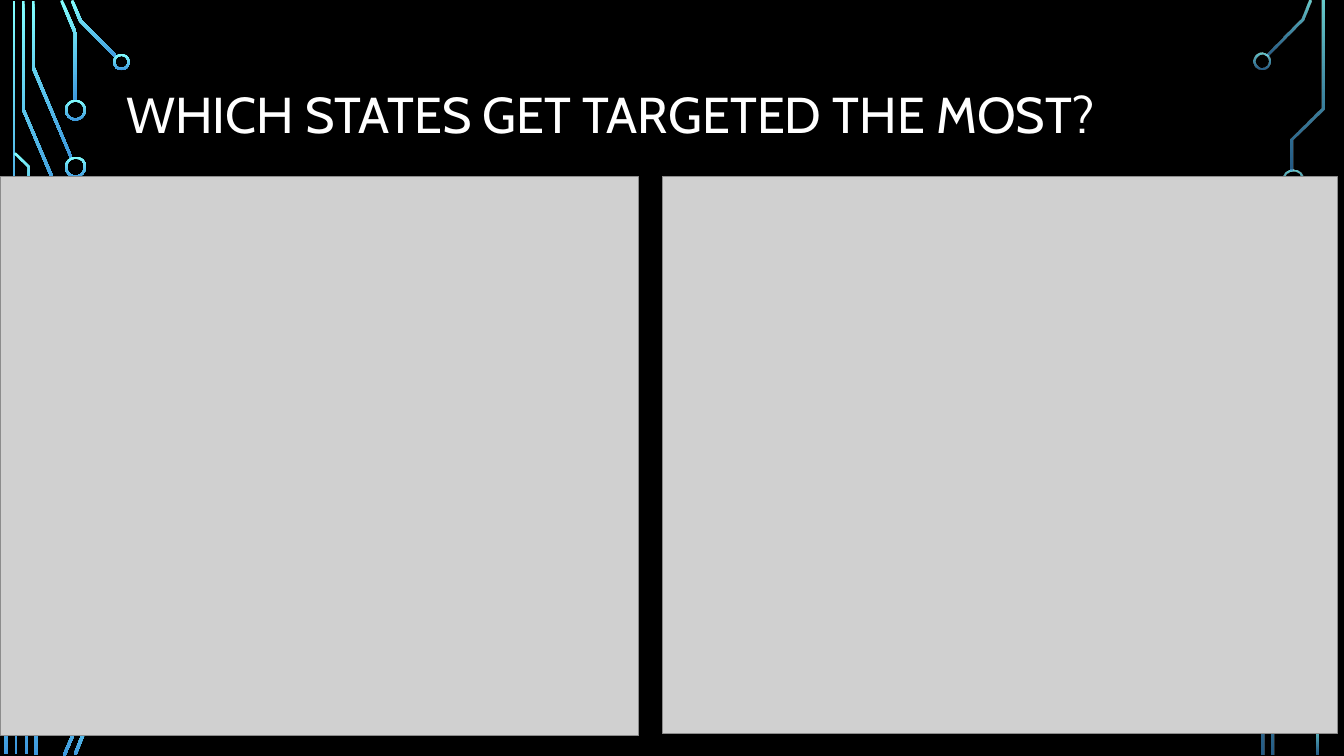
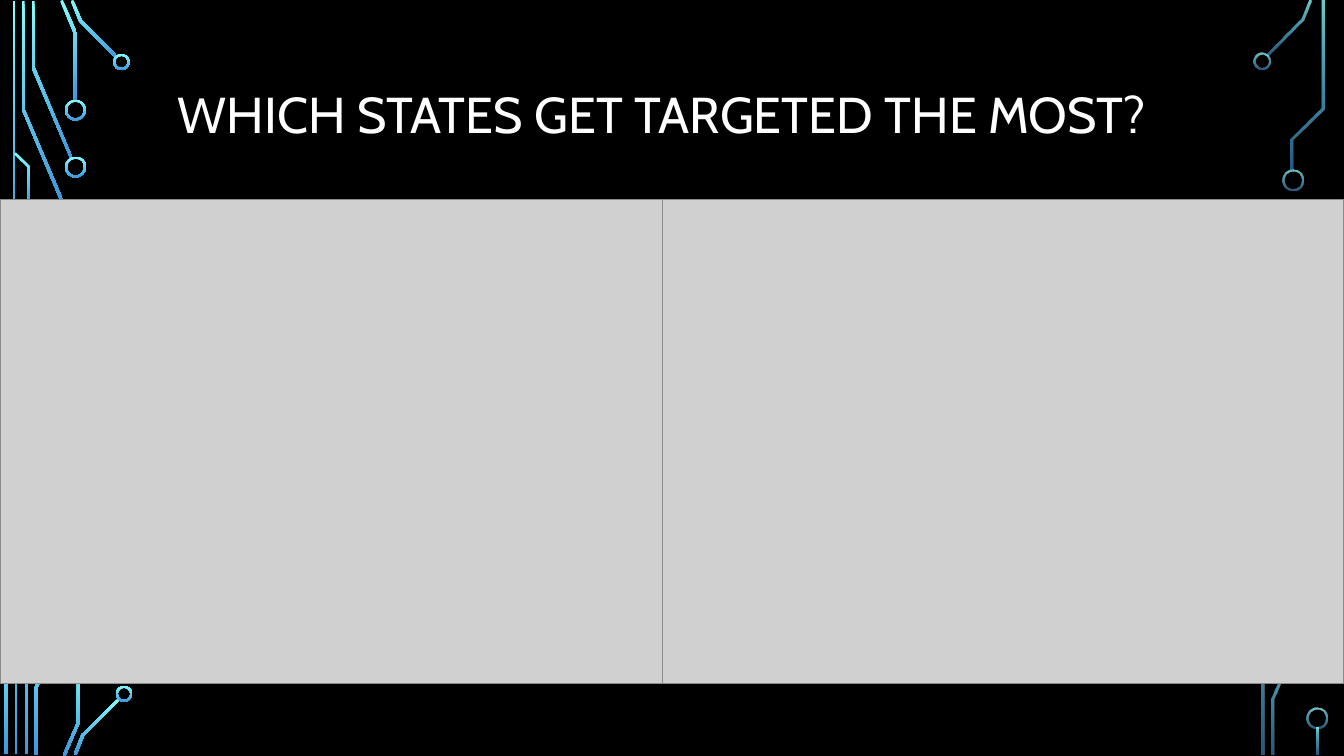
Before and after one commit to Djtvdoug/Dtorres-political-facebook-ads-capstone, a slide deck: slide 10 of faceboook ads presentation.pptx (slide 9 before the commit). Drawn at 1344x756 pixels with LibreOffice and Linux fonts; fonts in the diff are those of the drawing; grey boxes stand for pictures; background and template pictures are left out. Boxes give left, top, right and bottom in pixels: in the first picture for what was removed or moved away, otherwise in the second. Text is boxed around its words. In the diff, an @@ line names an element or a change of style, - is before the commit and + after.

```diff
--- a/faceboook ads presentation.pptx
+++ b/faceboook ads presentation.pptx
@@ title "WHICH STATES GET TARGETED THE ..." at [178,95,1146,134]: alignment left to centre @@
@@ picture: place and size @@
-picture at [1,176,639,736]
+picture at [0,200,662,685]
@@ freeform shape: place and size @@
-freeform shape at [3,444,24,465]
+freeform shape at [55,199,77,220]
@@ picture: place and size @@
-picture at [662,176,1338,733]
+picture at [637,200,1344,685]
@@ freeform shape added at [116,686,133,702], fill gradient #82FFFF to #3D97DE @@
@@ freeform shape added at [1307,708,1328,729], fill gradient #82FFFF to #3D97DE @@
```
Also in this commit, not shown: 7 other slides changed, 3 slides added, 1 slide removed, 19 other files.
